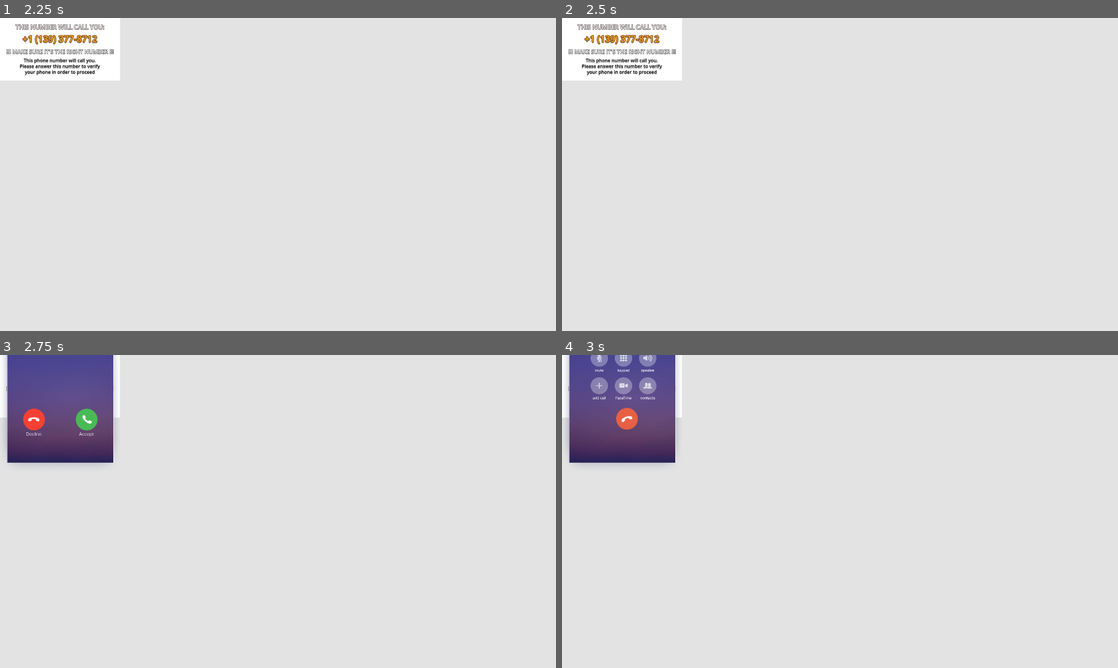
Above: before the commit, frames 1-4 (two rows, left to right).
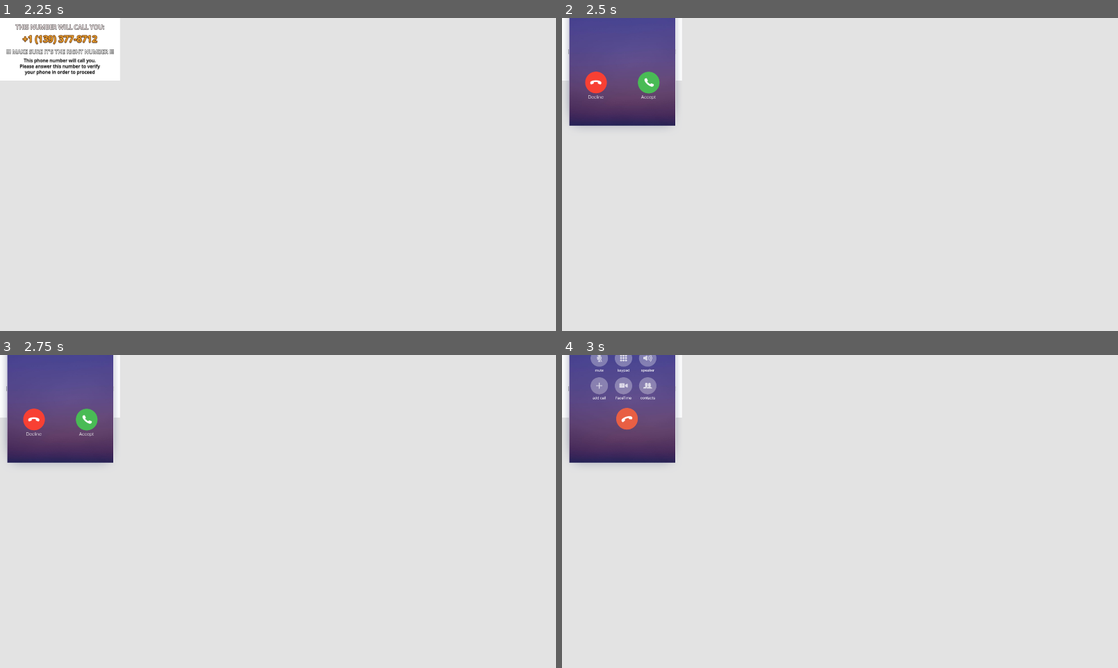
Above: after the commit, the same moments.

Repository: NonsenseNH/CaptchaWare
Game: Godot game, scene res://microgames/phoneVerification.tscn
Same seed, same stepped clock (60 frames per second), same inputs: the game is played once before the commit and once after it. This scene is started directly instead of the project's main scene. Sound files missing from this copy of the repository are replaced by a short silence.
Inputs (mouse positions are in pixels of both pictures, inside the frame that each line leads up to):
- Up to frame 1 (2.25 s): tap Enter at 0.5, 2 s; move the mouse to (400, 158) at 0.52 s; press the mouse at (400, 158) at 0.53 s; release the mouse at (400, 158) at 1.25 s; tap Space at 1.25 s; drag from (166, 190) to (250, 237) at 1.27 s; move the mouse to (333, 105) at 2.02 s; press the mouse at (333, 105) at 2.03 s
- Up to frame 2 (2.5 s): no input
- Up to frame 3 (2.75 s): no input
- Up to frame 4 (3 s): release the mouse at (895, 442) at 2.75 s; click (650, 420) at 2.75 s

Frame 1 is identical in both runs. In frame 2, 6.8% of the frame differs, in the area x 0-21%, y 0-35%; in frame 3, nothing differs; in frame 4, nothing differs.

Commit message:
added extra sounds

Diff:
--- a/microgames/alignCircle.tscn
+++ b/microgames/alignCircle.tscn
@@ -6,6 +6,8 @@
 [ext_resource type="Texture2D" uid="uid://bn2snna3q6d1c" path="res://sprites/align_circle/circle_2.png" id="4_3pv4r"]
 [ext_resource type="Texture2D" uid="uid://bjldfewvkoa88" path="res://sprites/align_circle/grab_button.png" id="5_q5ggo"]
 [ext_resource type="Texture2D" uid="uid://b3y6dcr8oov3o" path="res://sprites/align_circle/grab_button_hover.png" id="6_xywhr"]
+[ext_resource type="AudioStream" uid="uid://bvm00fgkndd3p" path="res://sounds/microgames/align_circle/slide_circle_loop.mp3" id="7_vnu7j"]
+[ext_resource type="AudioStream" uid="uid://dxapi6hr1rjvg" path="res://sounds/microgames/align_circle/slide_in.mp3" id="8_3pv4r"]
 
 [sub_resource type="StyleBoxFlat" id="StyleBoxFlat_7a5sd"]
 bg_color = Color(0.9059797, 0.8911085, 0.89109176, 1)
@@ -34,6 +36,11 @@
 HSlider/styles/grabber_area = SubResource("StyleBoxFlat_7a5sd")
 HSlider/styles/grabber_area_highlight = SubResource("StyleBoxFlat_7a5sd")
 HSlider/styles/slider = SubResource("StyleBoxFlat_xc6lx")
+
+[sub_resource type="AudioStreamRandomizer" id="AudioStreamRandomizer_vnu7j"]
+random_pitch = 1.1
+streams_count = 1
+stream_0/stream = ExtResource("8_3pv4r")
 
 [node name="alignCircle" type="Control"]
 layout_mode = 3
@@ -94,5 +101,13 @@
 text = "Drag the puzzle piece into place"
 horizontal_alignment = 1
 
+[node name="sliding" type="AudioStreamPlayer" parent="."]
+stream = ExtResource("7_vnu7j")
+autoplay = true
+
+[node name="slideIn" type="AudioStreamPlayer" parent="."]
+stream = SubResource("AudioStreamRandomizer_vnu7j")
+volume_db = -5.0
+
 [connection signal="drag_started" from="slider" to="." method="_on_slider_drag_started"]
 [connection signal="value_changed" from="slider" to="." method="_on_slider_value_changed"]
--- a/scenes/Main.tscn
+++ b/scenes/Main.tscn
@@ -41,6 +41,11 @@
 [ext_resource type="AudioStream" uid="uid://b05mv75765lnm" path="res://sounds/keyboard_10.mp3" id="24_oa6sj"]
 [ext_resource type="AudioStream" uid="uid://d4biwfnyykclm" path="res://sounds/pc_hum.mp3" id="25_0f1tp"]
 [ext_resource type="AudioStream" uid="uid://bb34cufoy5udg" path="res://sounds/pc_overheat.mp3" id="26_0qimb"]
+[ext_resource type="AudioStream" uid="uid://bfsu5f1fv5ewn" path="res://sounds/stretch_0.mp3" id="42_t70y2"]
+[ext_resource type="AudioStream" uid="uid://cgqrganc8einb" path="res://sounds/stretch_1.mp3" id="43_8gny2"]
+[ext_resource type="AudioStream" uid="uid://bujx0i5eanjqs" path="res://sounds/stretch_2.mp3" id="44_s3wmy"]
+[ext_resource type="AudioStream" uid="uid://dcgkv3f7alrih" path="res://sounds/stretch_3.mp3" id="45_gdcyb"]
+[ext_resource type="AudioStream" uid="uid://7rlhx6afqt07" path="res://sounds/win.mp3" id="46_8gny2"]
 
 [sub_resource type="StyleBoxFlat" id="StyleBoxFlat_ma7h6"]
 bg_color = Color(0.8776157, 0.8776158, 0.8776157, 1)
@@ -111,7 +116,7 @@
 
 [sub_resource type="ShaderMaterial" id="ShaderMaterial_qpfo2"]
 shader = ExtResource("2_fs0b5")
-shader_parameter/scroll_speed = 0.01
+shader_parameter/scroll_speed = 0.0
 
 [sub_resource type="StyleBoxFlat" id="StyleBoxFlat_hq6as"]
 bg_color = Color(0.6, 0.6, 0.6, 0)
@@ -2389,6 +2394,17 @@
 }
 }
 
+[sub_resource type="AudioStreamRandomizer" id="AudioStreamRandomizer_oa6sj"]
+streams_count = 4
+stream_0/stream = ExtResource("42_t70y2")
+stream_1/stream = ExtResource("43_8gny2")
+stream_2/stream = ExtResource("44_s3wmy")
+stream_3/stream = ExtResource("45_gdcyb")
+
+[sub_resource type="AudioStreamRandomizer" id="AudioStreamRandomizer_s3wmy"]
+streams_count = 1
+stream_0/stream = ExtResource("46_8gny2")
+
 [node name="Game" type="Node2D"]
 z_index = 2
 metadata/_edit_horizontal_guides_ = [399.0]
@@ -2917,6 +2933,17 @@
 autoplay = true
 bus = &"Sounds"
 
+[node name="stretch resize" type="AudioStreamPlayer" parent="MicrogameGameplay/sounds"]
+stream = SubResource("AudioStreamRandomizer_oa6sj")
+volume_db = -8.0
+bus = &"Microgame Sounds"
+
+[node name="ding" type="AudioStreamPlayer" parent="MicrogameGameplay/sounds"]
+stream = SubResource("AudioStreamRandomizer_s3wmy")
+volume_db = -15.0
+pitch_scale = 1.5
+bus = &"Sounds"
+
 [connection signal="pressed" from="MainMenu/captchabox/captchaSprite/Button" to="MicrogameGameplay" method="checkbox_pressed"]
 [connection signal="pressed" from="MicrogameGameplay/window/captcha_window/lowbar/verifyButton" to="MicrogameGameplay/window" method="_on_verify_button_pressed"]
 [connection signal="timeout" from="MicrogameGameplay/Timer" to="MicrogameGameplay" method="_on_timer_timeout"]
--- a/scripts/gameplay.gd
+++ b/scripts/gameplay.gd
@@ -50,6 +50,8 @@
 var microgame_json : Dictionary = {}
 var cur_microgame_data : Dictionary = {}
 
+var prev_window_size : Vector2 = Vector2.ZERO
+
 var judgement_text : Dictionary = {
 	"win_dialogue": {},
 	"lose_dialogue": {}
@@ -107,6 +109,8 @@
 	error_message.visible = false
 
 	get_microgame_data("imageLocation")
+
+	prev_window_size = Vector2(cur_microgame_data.Width, cur_microgame_data.Length)
 
 	set_up_window_size()
 	set_game_speed()
@@ -156,7 +160,7 @@
 		difficulty += 1
 
 	var captcha_bg_tween : Tween = create_tween()
-	captcha_bg_tween.tween_property(bg.material, "shader_parameter/scroll_speed", speed * 0.01, 3).set_trans(Tween.TRANS_CUBIC).set_ease(Tween.EASE_IN_OUT).as_relative()
+	captcha_bg_tween.tween_property(bg.material, "shader_parameter/scroll_speed", speed, 3).set_trans(Tween.TRANS_CUBIC).set_ease(Tween.EASE_IN_OUT).as_relative()
 
 func set_up_window_size(tween_window: bool = false) -> void:
 	ui_captcha_window.set_up_ui_data({
@@ -165,6 +169,13 @@
 		"tweenSpeed" : minf(cur_speed * 0.8, 2.3)
 	})
 
+	if prev_window_size == Vector2(cur_microgame_data.Width, cur_microgame_data.Length):
+		return
+
+	prev_window_size = Vector2(cur_microgame_data.Width, cur_microgame_data.Length)
+
+	sounds.get_node("stretch resize").play()
+
 func _on_timer_timeout() -> void:
 	transition_game()
 
@@ -184,6 +195,9 @@
 		music_handler(did_fail)
 
 	get_microgame_data()
+
+	if !did_fail:
+		sounds.get_node("ding").play()
 
 	if intro_sequence:
 		judgement_text_intro.text = "Good!" if !did_fail else "Try Again!"
--- a/scripts/microgames/align_circle/align_circle.gd
+++ b/scripts/microgames/align_circle/align_circle.gd
@@ -5,8 +5,17 @@
 
 @onready var text_slider: Label = $slider/text
 
+@onready var slide_in_sound: AudioStreamPlayer = $slideIn
+@onready var sliding_sound: AudioStreamPlayer = $sliding
+
+@onready var slider: HSlider = $slider
+var value_velocity : float = 0.0
+var prev_value_slider : float = 0.0
+
+var inserted : bool = false
+
 var rotation_range : Array[float] = [0.0, 0.0]
-const ROTATION_THRESHHOLD = 10
+const ROTATION_THRESHHOLD = 7.5
 # Called when the node enters the scene tree for the first time.
 func _ready() -> void:
 	set_up_circles()
@@ -33,8 +42,30 @@
 func _on_slider_drag_started() -> void:
 	text_slider.visible = false
 
+func _physics_process(delta: float) -> void:
+	value_velocity = lerp(value_velocity, 0.0, delta * 8)
+
+	if !inserted:
+		value_velocity = abs(prev_value_slider - slider.value)
+		sliding_sound.volume_db = lerpf(-10.0, 1.0, minf(value_velocity * 10, 1.0)) if value_velocity > 0.01 else -80.0
+	else:
+		sliding_sound.volume_db = -80.0
+
+	prev_value_slider = slider.value
+
 func _on_slider_value_changed(value: float) -> void:
-	circle_2_sprite.rotation_degrees = lerpf(90.0, -90.0, value)
+	var value_to_degrees := lerpf(90.0, -90.0, value)
+
+	if value_to_degrees >= rotation_range[0] && value_to_degrees <= rotation_range[1]:
+		circle_2_sprite.rotation_degrees = circle_1_sprite.rotation_degrees
+		if !inserted:
+			slide_in_sound.play()
+			inserted = true
+		return
+
+	inserted = false
+
+	circle_2_sprite.rotation_degrees = value_to_degrees
 
 func canSkip() -> bool:
 	return !text_slider.visible
--- a/scripts/microgames/microgames.json
+++ b/scripts/microgames/microgames.json
@@ -96,7 +96,7 @@
 			"errorMessage" : "Please read the terms of conditions.",
 			"Length": 573.835,
 			"Width": 430.0,
-			"BonusTime": 3.0,
+			"BonusTime": 3.7,
 			"slowGame": false,
 			"staticTimer" : false,
 			"noTimer" : false
--- a/scripts/microgames/phone_verification/phone_call_window.gd
+++ b/scripts/microgames/phone_verification/phone_call_window.gd
@@ -29,18 +29,21 @@
 	end_call()
 
 func _on_accept_pressed() -> void:
+	if answered:
+		end_call()
+		return
+
+	answered = true
+
 	ring_time.stop()
 	ringing.stop()
 
-	if !answered || anim.current_animation != "answered":
-		anim.play("answered")
-		answer.play()
+	anim.play("answered")
+	answer.play()
 
-		await get_tree().create_timer(0.5).timeout
-		phone_audio.play()
-	else:
-		end_call()
-	answered = true
+	await get_tree().create_timer(0.5).timeout
+
+	phone_audio.play()
 
 
 func _on_phone_audio_finished() -> void:
--- a/scripts/microgames/phone_verification/phone_verification.gd
+++ b/scripts/microgames/phone_verification/phone_verification.gd
@@ -6,6 +6,9 @@
 
 var real_number_calling : bool = false
 var has_answered: bool = false
+
+var number_of_calls : int = 0
+var how_many_fake_calls : int = 1
 # Called when the node enters the scene tree for the first time.
 
 var fake_number_type : PackedStringArray = [
@@ -31,6 +34,8 @@
 func _ready() -> void:
 	phonenumber_label.text = generate_number()
 
+	how_many_fake_calls = randi_range(1, 3)
+
 	await get_tree().create_timer(randf_range(2.0, 4.0)).timeout
 
 	pop_up_window()
@@ -38,7 +43,6 @@
 
 func pop_up_window() -> void: #spawn window
 	var phone_call_window : Control = PHONE_CALL_WINDOW.instantiate()
-	var correct_one = bool(randi_range(0, 1))
 
 	phone_call_window.call_answered.connect(on_call_answered)
 	phone_call_window.call_declined.connect(on_call_declined)
@@ -48,12 +52,13 @@
 	set_camera_shake.emit(10, 0.5)
 	popup.play()
 
-	if correct_one:
+	if how_many_fake_calls < number_of_calls:
 		phone_call_window.phone_number_node.text = phonenumber_label.text
 		real_number_calling = true
 	else:
 		phone_call_window.phone_number_node.text = generate_number()
 		phone_call_window.phone_audio.stream = get_phone_call_audio()
+	number_of_calls += 1
 
 func get_phone_call_audio() -> AudioStream:
 	var path : String = "res://sounds/microgames/phone_verification/"
--- a/shaders/scroll.gdshader
+++ b/shaders/scroll.gdshader
@@ -3,5 +3,5 @@
 uniform float scroll_speed = 0.01;
 
 void vertex() {
-	UV.y += TIME * scroll_speed;
+	UV.y += (TIME * 0.05) + scroll_speed;
 }
Not shown: 1 places in microgames/alignCircle.tscn that only renumber resources
Not shown: 1 places in scenes/Main.tscn that only renumber resources
Not shown, added: sounds/microgames/align_circle/slide_circle_loop.mp3.import
Not shown, added: sounds/microgames/align_circle/slide_in.mp3.import
Not shown, added: sounds/stretch_0.mp3.import
Not shown, added: sounds/stretch_1.mp3.import
Not shown, added: sounds/stretch_2.mp3.import
Not shown, added: sounds/stretch_3.mp3.import
Not shown, added: sounds/win.mp3.import
Not shown, added: sounds/microgames/align_circle/slide_circle_loop.mp3
Not shown, added: sounds/microgames/align_circle/slide_in.mp3
Not shown, added: sounds/stretch_0.mp3
(and 4 more such lines)
